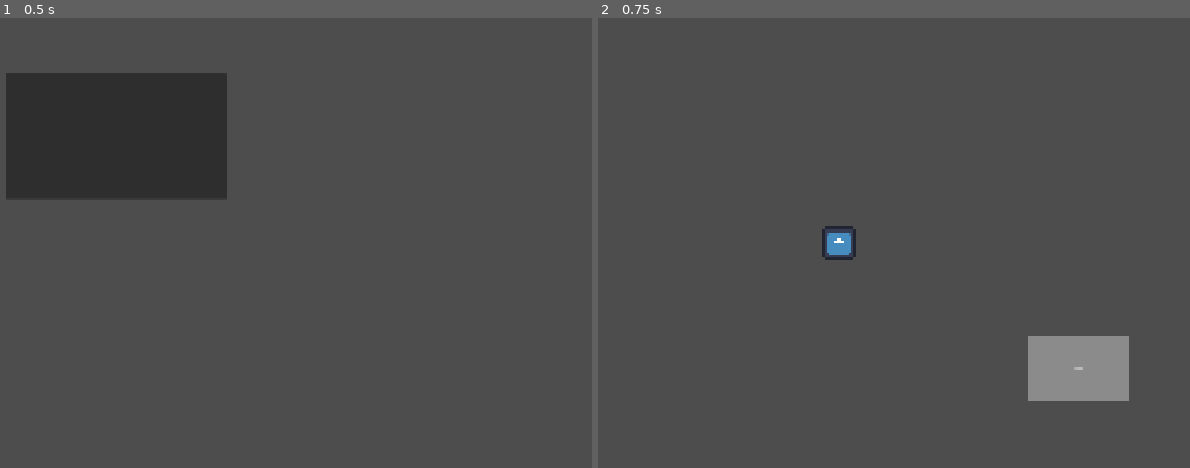
Above: before the commit, frames 1-2 (left to right).
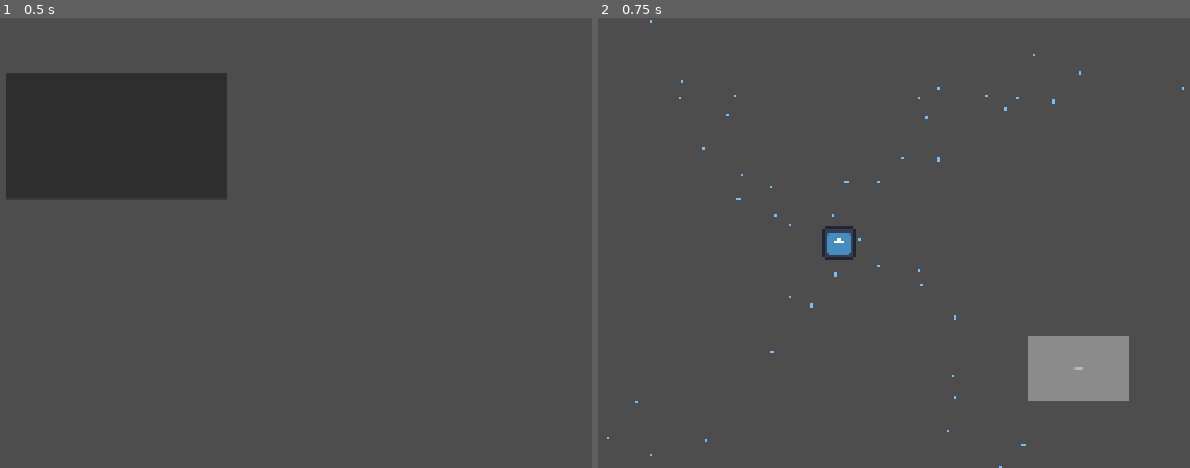
Above: after the commit, the same moments.

Repository: anzac9425/project-universe-hardcore-4x
Game: Godot game, scene res://scenes/Main.tscn
Same seed, same stepped clock (60 frames per second), same inputs: the game is played once before the commit and once after it. The engine's default icon, where the game draws it, is replaced by a stand-in: a white triangle on a blue panel in a dark square.
Inputs (mouse positions are in pixels of both pictures, inside the frame that each line leads up to):
- Up to frame 1 (0.5 s): no input
- Up to frame 2 (0.75 s): click (716, 135) at 0.5 s

Frame 1 is identical in both runs. In frame 2, 0.1% of the frame differs, in the area x 1-99%, y 0-100%.

Commit message:
Add ingame system distribution visualization on game start

Diff:
--- a/skripts/core/error_code.gd
+++ b/skripts/core/error_code.gd
@@ -16,6 +16,7 @@
 	#SESSION
 	GAMESESSION_CONFIG_NULL = 20,
 	GAMESESSION_SYSTEM_NULL = 21,
+	GAMESESSION_GALAXY_NULL = 22,
 
 	# 네트워크 관련 (1000번대)
 	NET_TIMEOUT = 1001,
--- a/skripts/core/game_session.gd
+++ b/skripts/core/game_session.gd
@@ -1,6 +1,7 @@
 extends Node
 
 var config: GameConfig
+var galaxy: GalaxyData
 
 var current_system = SystemData
 var game_started = false
@@ -14,8 +15,7 @@
 		return
 
 	config = new_config
-
-	MapGenerator.generate(
+	galaxy = MapGenerator.generate(
 		config.base_seed,
 		config.system_count,
 		config.min_system_distance,
@@ -46,5 +46,6 @@
 
 func reset():
 	config = null
+	galaxy = null
 
 	game_started = false
--- a/skripts/core/log.gd
+++ b/skripts/core/log.gd
@@ -13,7 +13,8 @@
 	ERR_CODE.LOADING_TIMEOUT: "ERR_LOADING_TIMEOUT",
 
 	ERR_CODE.GAMESESSION_CONFIG_NULL: "ERR_GAMESESSION_CONFIG_NULL",
-	ERR_CODE.GAMESESSION_SYSTEM_NULL: "ERR_GAMESESSION_SYSTEM_NULL"
+	ERR_CODE.GAMESESSION_SYSTEM_NULL: "ERR_GAMESESSION_SYSTEM_NULL",
+	ERR_CODE.GAMESESSION_GALAXY_NULL: "ERR_GAMESESSION_GALAXY_NULL"
 }
 
 
--- a/skripts/map/map_generator.gd
+++ b/skripts/map/map_generator.gd
@@ -18,7 +18,7 @@
 	system_count: int,
 	min_distance: float,
 	Rd: float
-):
+) -> GalaxyData:
 
 	var galaxy = GalaxyData.new()
 	galaxy.galaxy_seed = derive_seed(base_seed, "galaxy")
@@ -34,6 +34,8 @@
 		system.system_seed = derive_seed(galaxy.galaxy_seed, "system", i)
 		system.generated = false
 		galaxy.systems.append(system)
+
+	return galaxy
 
 
 static func _sample_density_field(
--- a/skripts/scenes/Ingame/ingame.gd
+++ b/skripts/scenes/Ingame/ingame.gd
@@ -1 +1,20 @@
 extends Node2D
+
+const SYSTEM_DOT_RADIUS := 6.0
+const GALAXY_CENTER_COLOR := Color("ffd166")
+const SYSTEM_COLOR := Color("74c0fc")
+
+
+func _ready() -> void:
+	queue_redraw()
+
+
+func _draw() -> void:
+	if GameSession.galaxy == null:
+		Log.error(ERR_CODE.GAMESESSION_GALAXY_NULL, "Galaxy data is null")
+		return
+
+	draw_circle(Vector2.ZERO, SYSTEM_DOT_RADIUS * 1.4, GALAXY_CENTER_COLOR)
+
+	for system in GameSession.galaxy.systems:
+		draw_circle(system.location, SYSTEM_DOT_RADIUS, SYSTEM_COLOR)
